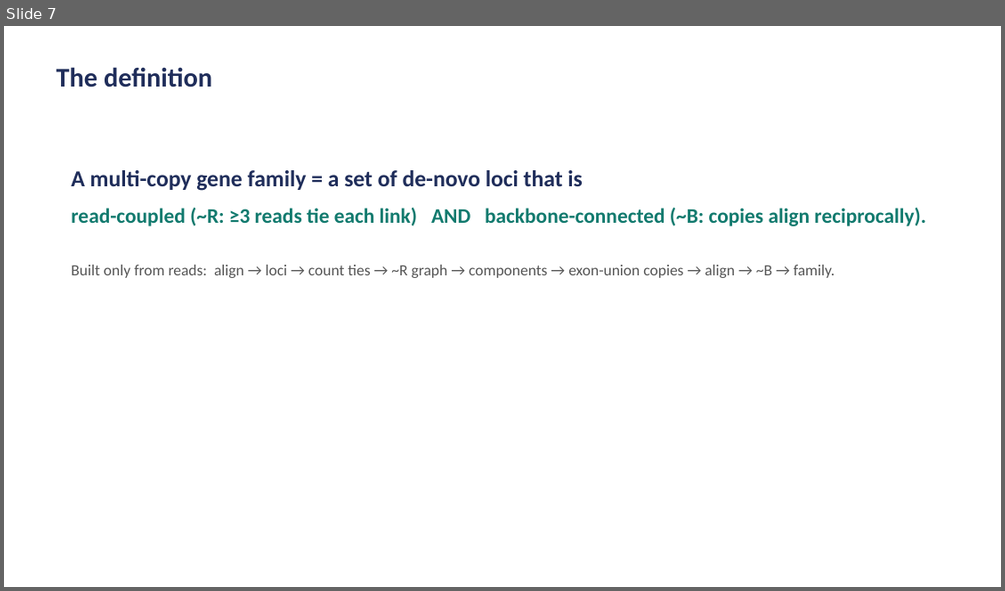
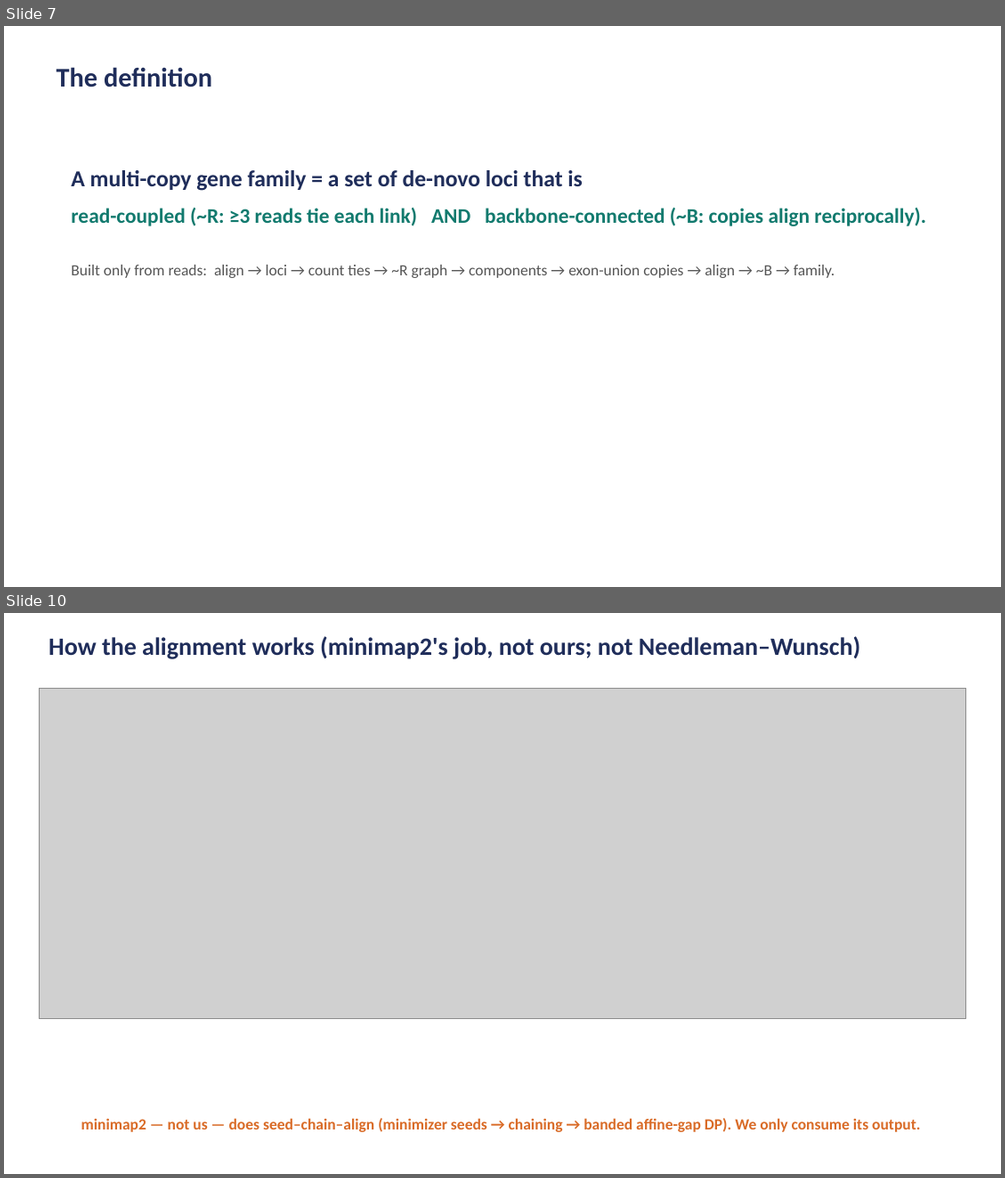
Before and after one commit to juanfraitu1/Rustle, a slide deck: bench/family_definition_visual.pptx. Shown one above the other, each under a label of ours: slide 7 before the commit, slides 7 and 10 after it; the slides between them are not shown. The pictures are 1005x591 and 1005x1178 pixels, drawn with LibreOffice and Linux fonts; fonts in the diff are those of the drawing; grey boxes stand for pictures. Boxes give left, top, right and bottom in pixels: in the first picture for what was removed or moved away, otherwise in the second. Text is boxed around its words. In the diff, an @@ line names an element or a change of style, - is before the commit and + after.

```diff
--- a/bench/family_definition_visual.pptx
+++ b/bench/family_definition_visual.pptx
@@ slide 10 added at (x1=4, y1=613, x2=1001, y2=1174), background #FFFFFF @@
@@ text added at (x1=48, y1=636, x2=860, y2=659), 24 pt, text #1F2D5A, bold @@
+How the alignment works (minimap2's job, not ours; not Needleman–Wunsch)
@@ picture added at (x1=39, y1=688, x2=966, y2=1019) @@
@@ text added at (x1=81, y1=1118, x2=920, y2=1132), 15 pt, text #D96B27, bold @@
+minimap2 — not us — does seed–chain–align (minimizer seeds → chaining → banded affine-gap DP). We only consume its output.
```
Also in this commit, not shown: 1 slide changed, 4 other slides added, 4 other files.
